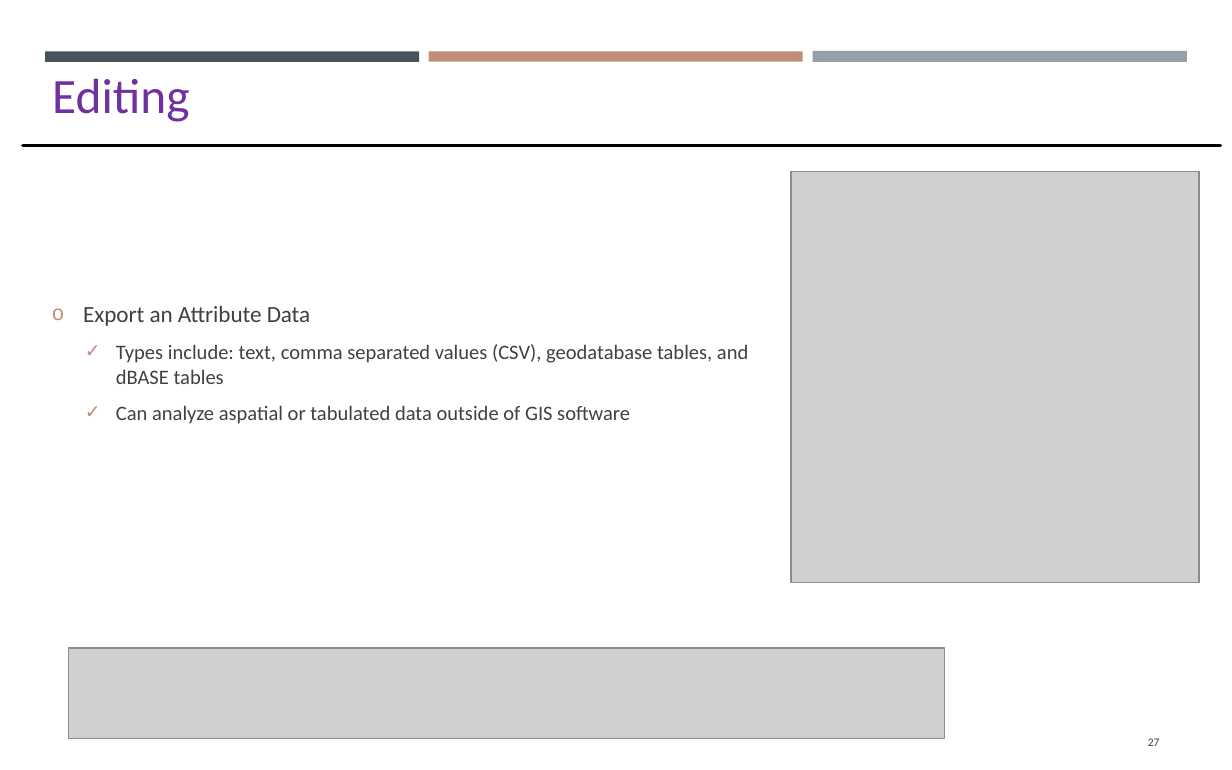
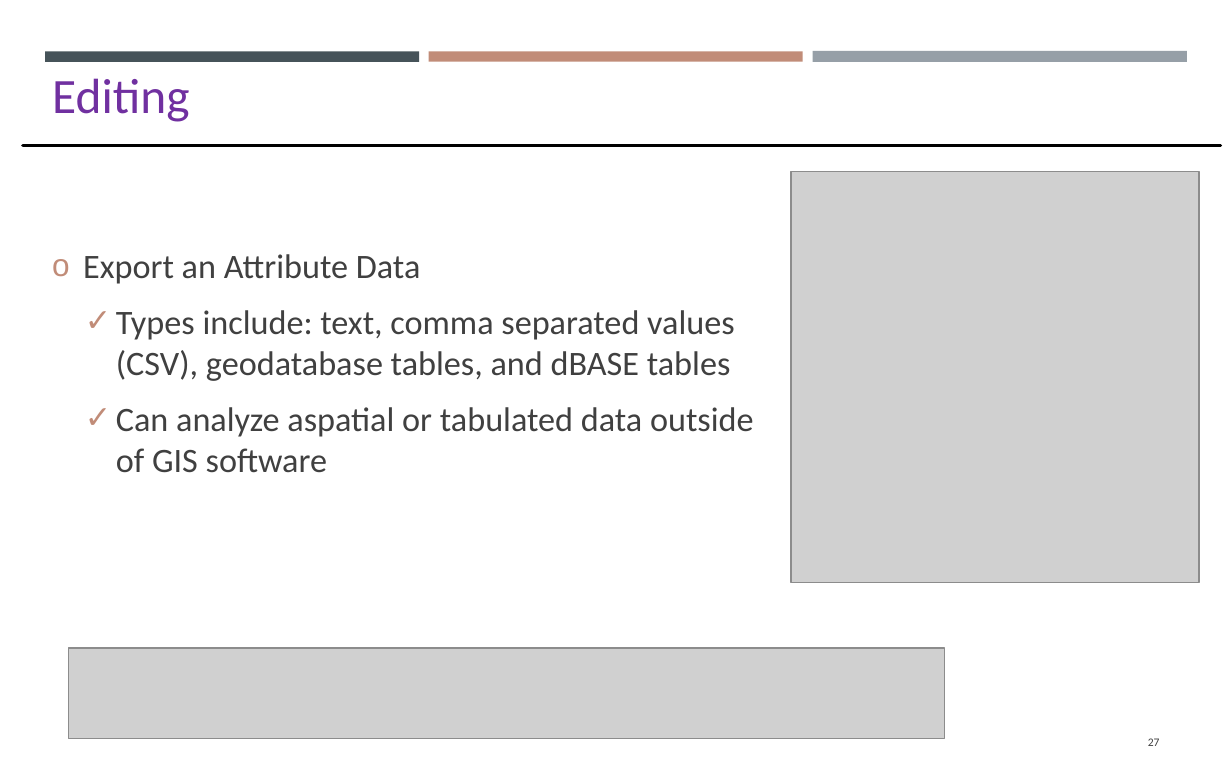
Before and after one commit to gisynw/GIS_I, a slide deck: slide 27 of docs/Lectures/Week05/Week05_GEOG2475_TU.pptx. Drawn at 1232x770 pixels with LibreOffice and Linux fonts; fonts in the diff are those of the drawing; grey boxes stand for pictures. Boxes give left, top, right and bottom in pixels: in the first picture for what was removed or moved away, otherwise in the second. Text is boxed around its words. In the diff, an @@ line names an element or a change of style, - is before the commit and + after.

```diff
--- a/docs/Lectures/Week05/Week05_GEOG2475_TU.pptx
+++ b/docs/Lectures/Week05/Week05_GEOG2475_TU.pptx
@@ text "Export an Attribute Data" at (83, 254, 754, 473): size 12.2 to 18 pt in "Export an Attribute Data"; size 10.8 to 18 pt in "Types include: text, comma separated values (CSV), ...", "Can analyze aspatial or tabulated data outside ..."; more space between paragraphs @@
```
Also in this commit, not shown: 9 other slides changed, 3 slides added, 3 slides removed, 24 other files.
